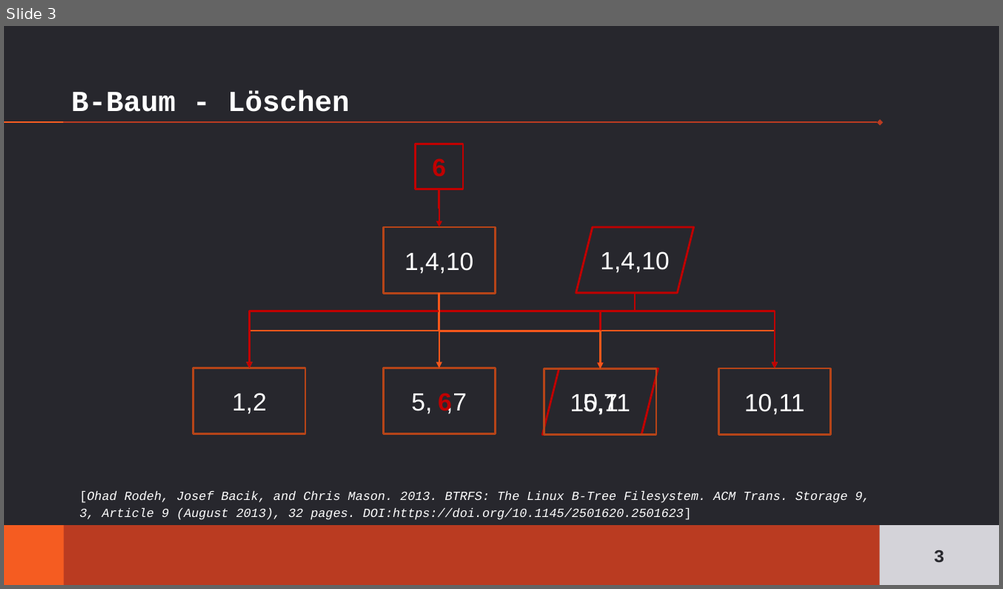
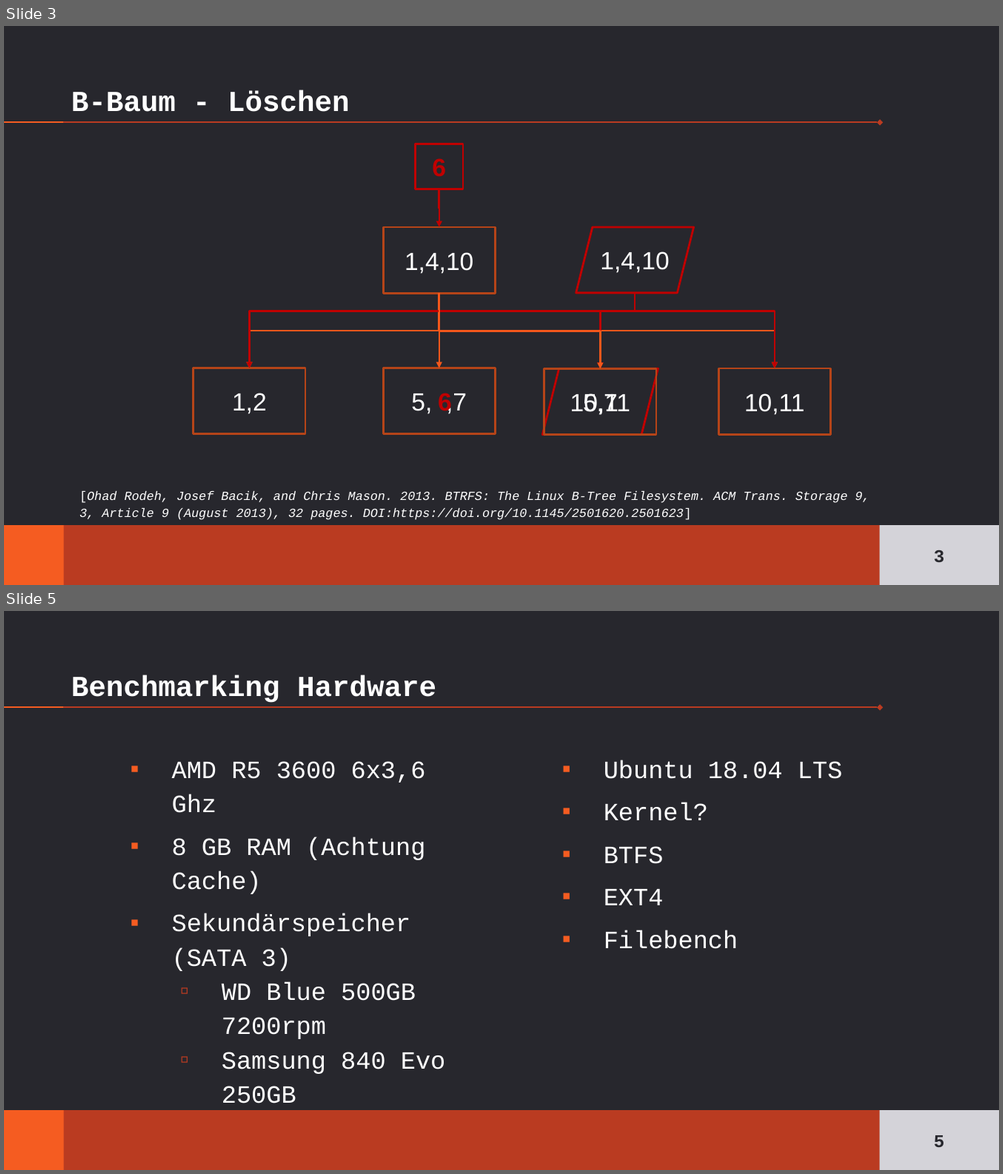
Before and after one commit to BeneLuWi/fs-benchmark, a slide deck: presentation/btrfsvsext4_david.pptx. Shown one above the other, each under a label of ours: slide 3 before the commit, slides 3 and 5 after it; the slides between them are not shown. The pictures are 1003x589 and 1003x1174 pixels, drawn with LibreOffice and Linux fonts; fonts in the diff are those of the drawing. Boxes give left, top, right and bottom in pixels: in the first picture for what was removed or moved away, otherwise in the second. Text is boxed around its words. In the diff, an @@ line names an element or a change of style, - is before the commit and + after.

```diff
--- a/presentation/btrfsvsext4_david.pptx
+++ b/presentation/btrfsvsext4_david.pptx
@@ slide 5 added at (4,611,999,1170), background #27272D; not listed: 4 template elements that a slide beside it also shows @@
@@ title added at (71,675,436,703), 28 pt, text #FFFFFF, bold @@
+Benchmarking Hardware
@@ text added at (172,761,446,1074), 24 pt, text #FFFFFF @@
+▪ AMD R5 3600 6x3,6 Ghz
+▪ 8 GB RAM (Achtung Cache)
+▪ Sekundärspeicher (SATA 3)
+  ▫ WD Blue 500GB 7200rpm
+  ▫ Samsung 840 Evo 250GB
@@ text added at (603,760,842,949), 24 pt, text #FFFFFF @@
+▪ Ubuntu 18.04 LTS
+▪ Kernel?
+▪ BTFS
+▪ EXT4
+▪ Filebench
@@ page number added at (879,1111,999,1170), fill #D4D3D9, 17.3 pt, text #27272D, bold @@
+5
```
Also in this commit, not shown: 2 slides changed, 7 other files.
